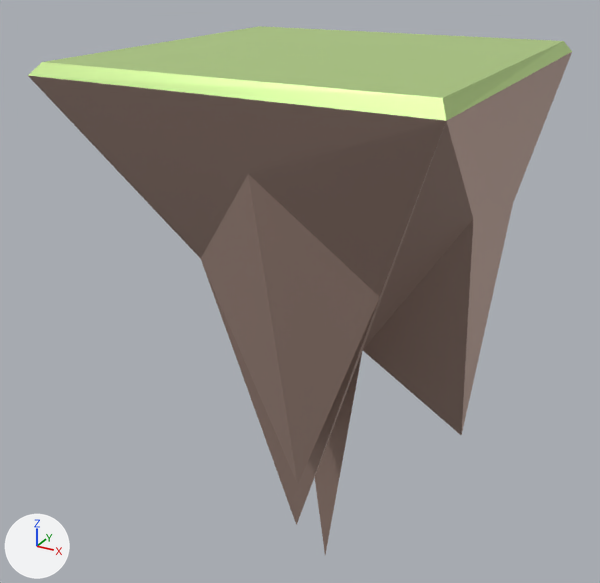
Renders of the glTF model src/components/objects/Land/land.gltf from each side of a commit.
Camera for both pictures: a 50 mm lens placed at (3.4, -6.6, 1.04), pointed at (-0.3, 0.11, -2.32). The lights are fixed; the arrows at lower left show +X, +Y and +Z. Where no turn or scale is listed for an object, it has been applied to the vertices.
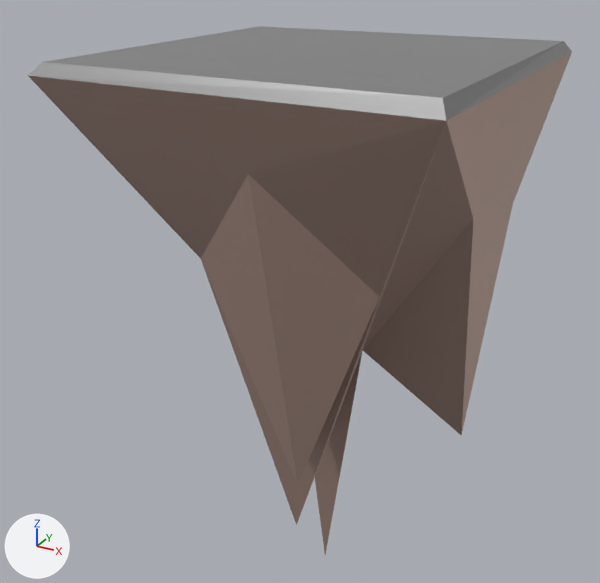
The newer file is also rescaled (x4.0) as a whole; pictures and numbers use the older file's frame.

Where the change shows, as pixel boxes (x1, y1, x2, y2) in the pictures (600 x 583 px):
'mesh1926919455', recoloured (green to grey)
    both: (28, 26, 572, 124)

Patch to the scene script:
```diff
--- a/src/components/objects/Land/land.gltf.py
+++ b/src/components/objects/Land/land.gltf.py
@@ mat_mat9 @@
 mat_mat9 = principled_material('mat9')
-mat_mat9.base_color = (0.549, 0.757, 0.286)  # green #c4e292
+mat_mat9.base_color = (0.3, 0.3, 0.3)  # grey #959595
 mat_mat9.metallic = 0.5
```
